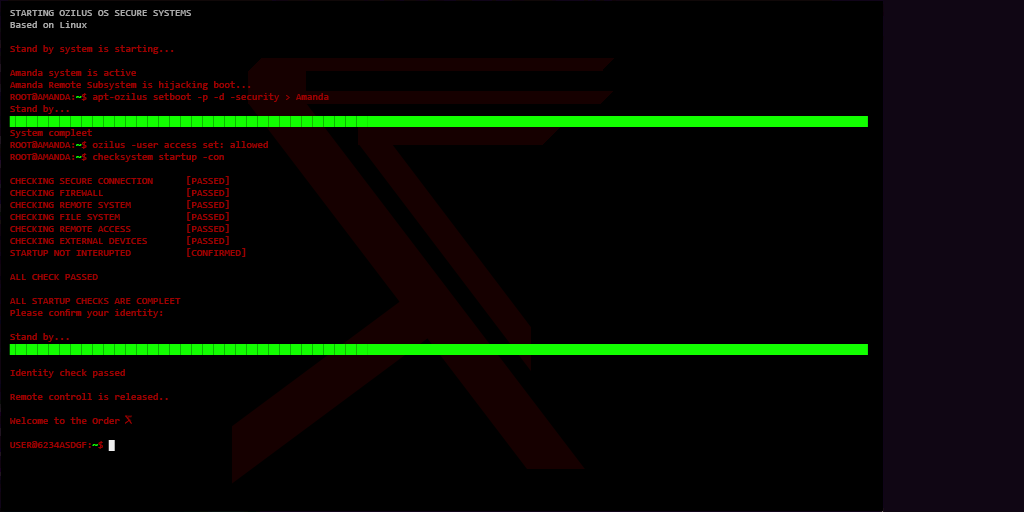
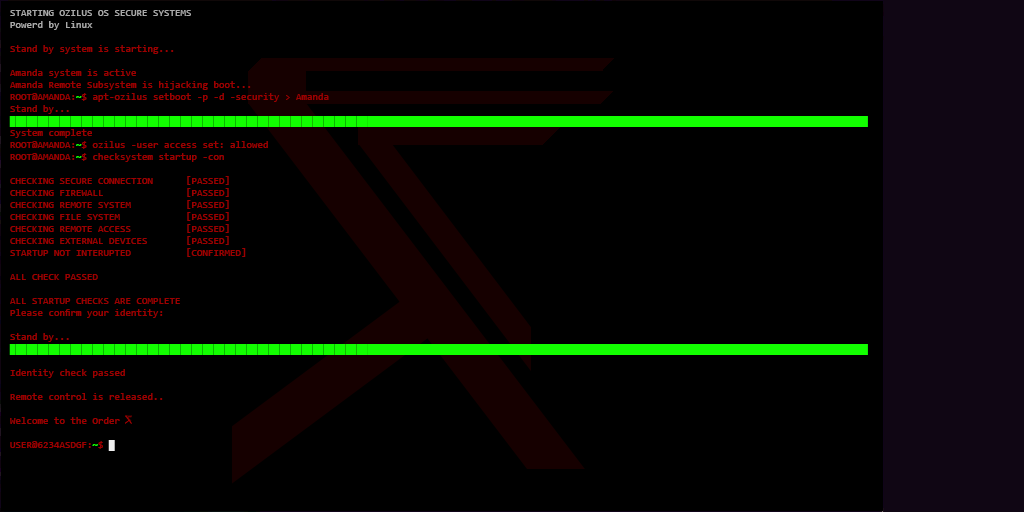
Layers edited between the first and the second 1024px x 512px image:
renamed "Starting oziLus OS Secure systems Based on Linux Stand by syst" to "Starting oziLus OS Secure systems Powerd by Linux Stand by sys", painted on it over (10, 21, 181, 400)
